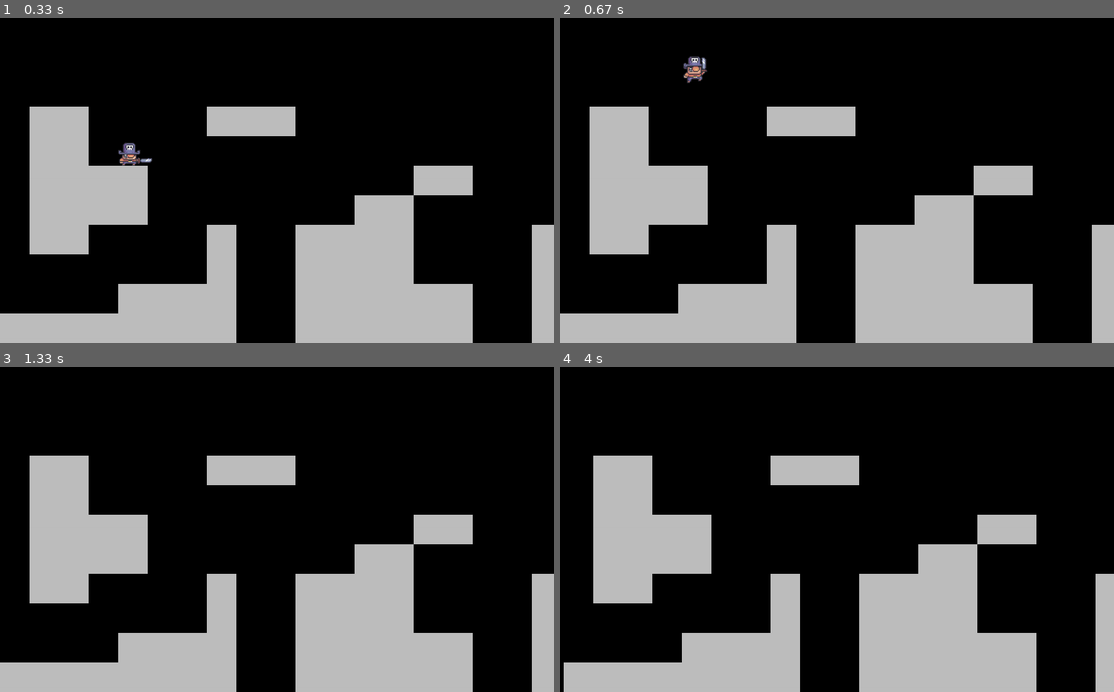
Above: before the commit, frames 1-4 (two rows, left to right).
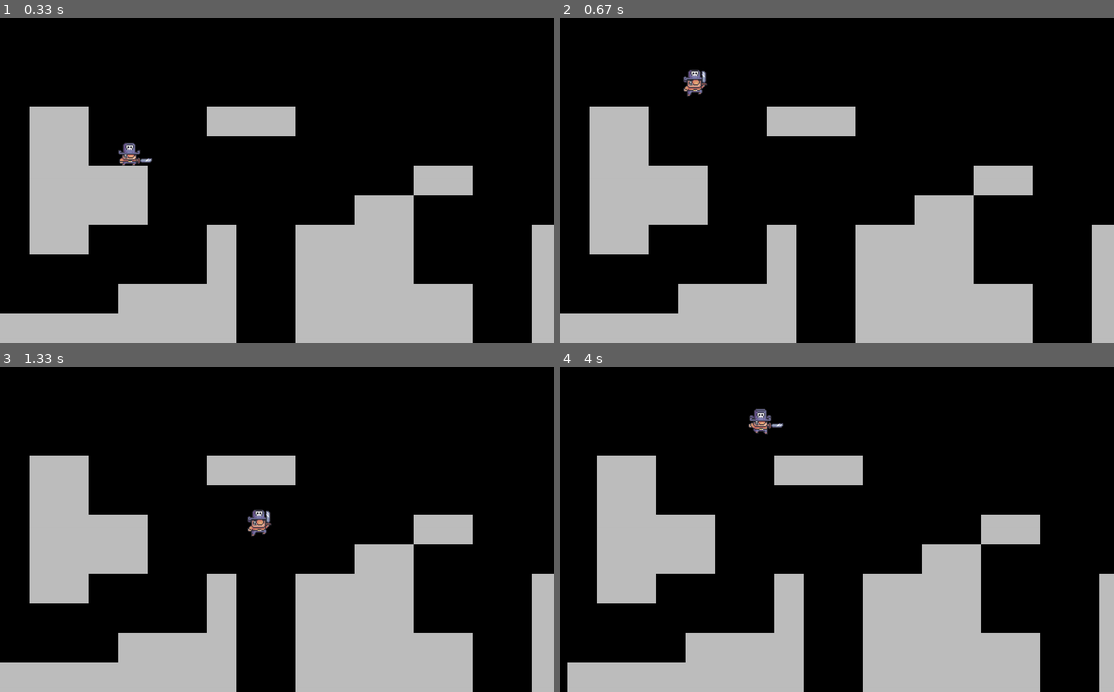
Above: after the commit, the same moments.

Repository: mcastre1/PygamePlatformer
Game: pygame game, started from main.py
The game is run twice, just before and just after one commit, with the same random seed, the same clock (stepped at 60 frames per second) and the same inputs.
Inputs:
- Up to frame 1 (0.33 s): no input
- Up to frame 2 (0.67 s): tap Space at 0.33 s
- Up to frame 3 (1.33 s): hold Right 0.67-1.13 s; tap Space at 0.73, 1.03, 1.23 s; hold Right from 1.17 s (still down)
- Up to frame 4 (4 s): tap Space at 1.53, 1.73, 2.03, 2.3, 2.6, 2.73, 3.03, 3.4, 3.7, 3.9 s; release Right at 1.63 s; hold Left 1.67-2.2 s; hold Left 2.23-2.63 s; hold Right 2.67-3.3 s; hold Left 3.33-3.8 s; hold Right from 3.83 s (still down)

Frame 1 is identical in both runs. In frame 2, 0.4% of the frame differs, in the area x 22-27%, y 11-25%; in frame 3, 0.3%; in frame 4, 2.5%, in the area x 0-98%, y 12-100%.

Commit message:
Only jump when player is on ground.

Diff:
--- a/player.py
+++ b/player.py
@@ -76,7 +76,8 @@
             self.direction.x = 0
 
         if keys[pygame.K_SPACE]:
-            self.jump()
+            if self.on_ground:
+                self.jump()
 
     def get_status(self):
         if self.direction.y < 0:
